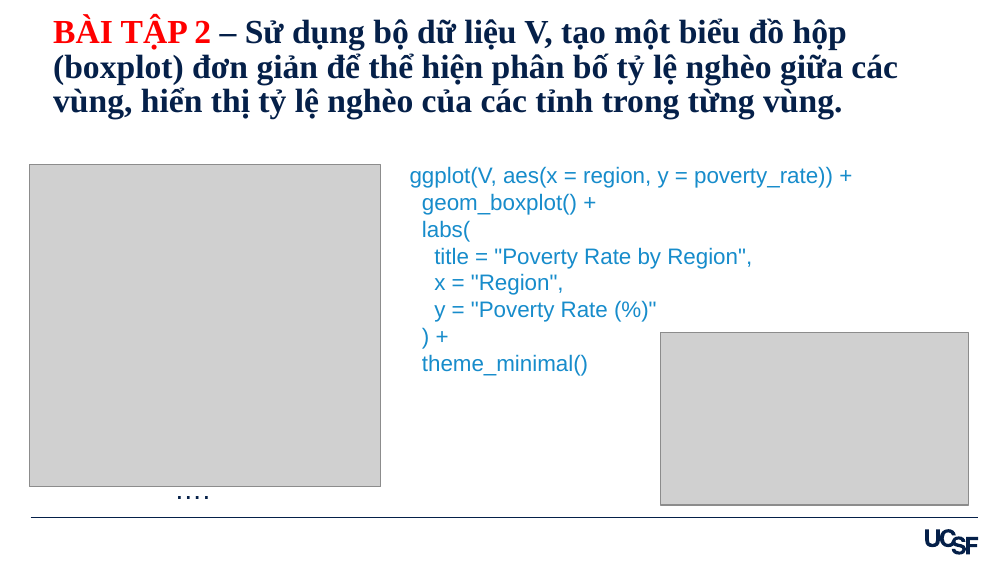
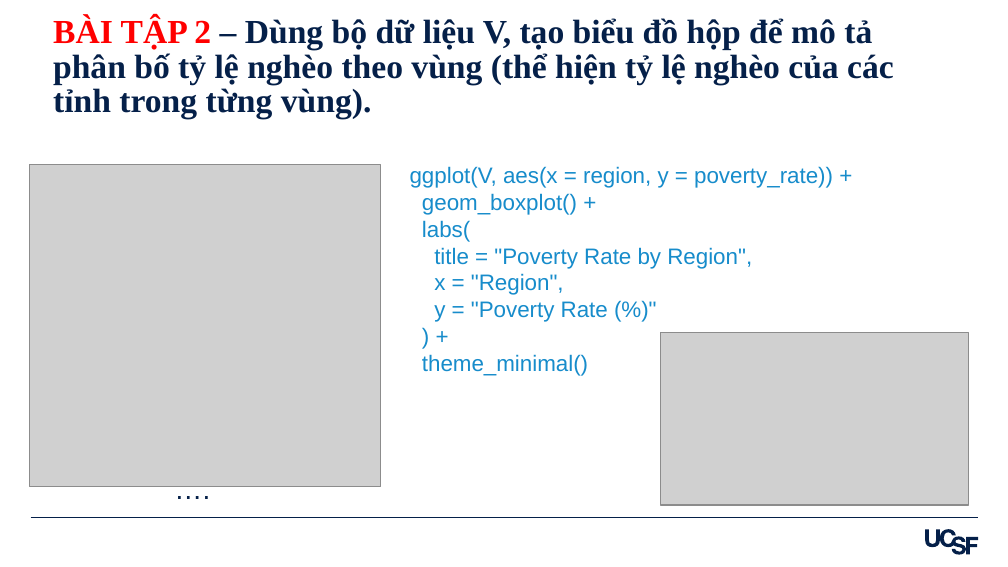
Before and after one commit to amirzazadeh/DataVisualization, a slide deck: slide 24 of Slides_Viet_Data_Visualization_in_R_Ali_Mirzazadeh.pptx. Drawn at 1008x567 pixels with LibreOffice and Linux fonts; fonts in the diff are those of the drawing; grey boxes stand for pictures. Boxes give left, top, right and bottom in pixels: in the first picture for what was removed or moved away, otherwise in the second. Text is boxed around its words. In the diff, an @@ line names an element or a change of style, - is before the commit and + after.

```diff
--- a/Slides_Viet_Data_Visualization_in_R_Ali_Mirzazadeh.pptx
+++ b/Slides_Viet_Data_Visualization_in_R_Ali_Mirzazadeh.pptx
@@ title at bbox=[53, 17, 894, 118]: text changed @@
-BÀI TẬP 2 – Sử dụng bộ dữ liệu V, tạo một biểu đồ hộp (boxplot) đơn giản để thể hiện phân bố tỷ lệ nghèo giữa các vùng, hiển thị tỷ lệ nghèo của các tỉnh trong từng vùng.
+BÀI TẬP 2 – Dùng bộ dữ liệu V, tạo biểu đồ hộp để mô tả phân bố tỷ lệ nghèo theo vùng (thể hiện tỷ lệ nghèo của các tỉnh trong từng vùng).
```
Also in this commit, not shown: 30 other slides changed, 1 other file.
